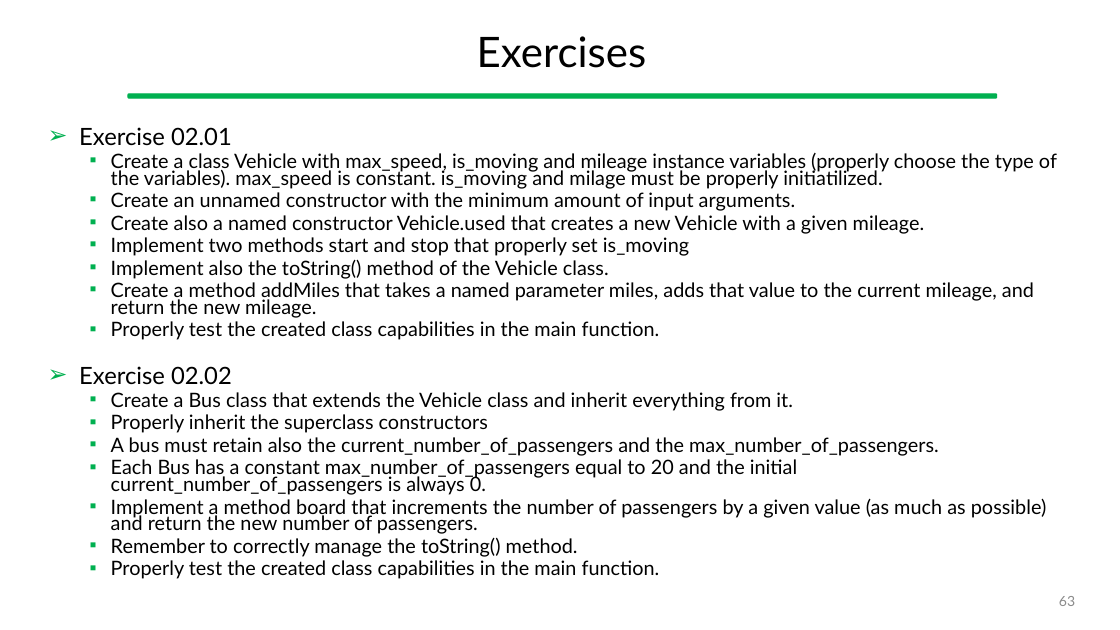
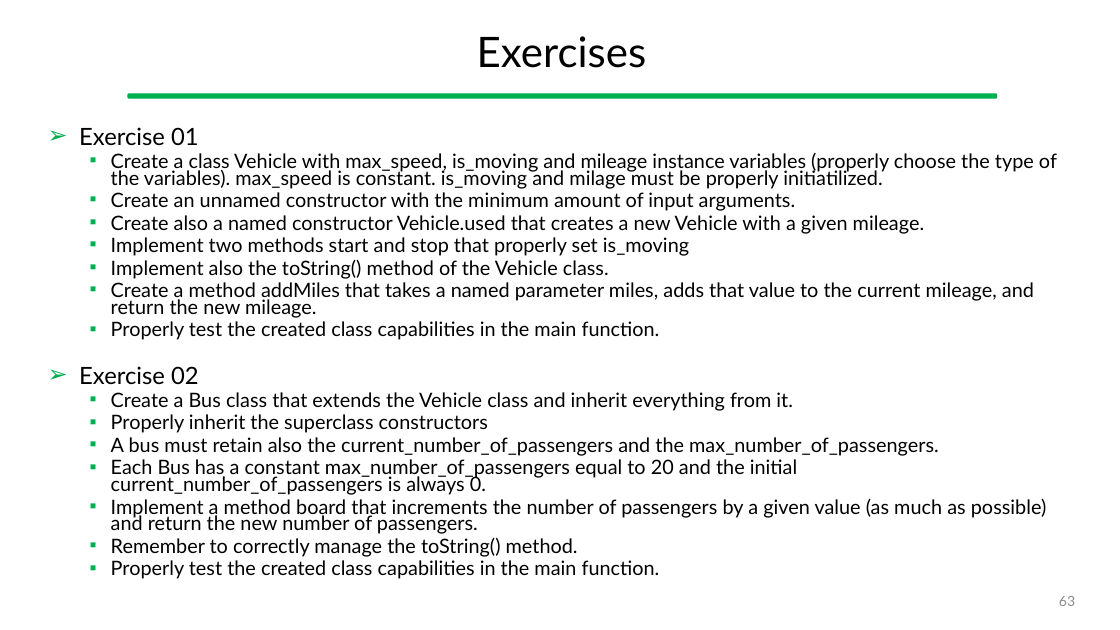
Before and after one commit to gcappon/bwthw, a slide deck: slide 63 of lesson_04-dart_101_part_2/lesson_04-dart_101_part_2.pptx. Drawn at 1120x630 pixels with LibreOffice and Linux fonts; fonts in the diff are those of the drawing. Boxes give left, top, right and bottom in pixels: in the first picture for what was removed or moved away, otherwise in the second. Text is boxed around its words. In the diff, an @@ line names an element or a change of style, - is before the commit and + after.

```diff
--- a/lesson_04-dart_101_part_2/lesson_04-dart_101_part_2.pptx
+++ b/lesson_04-dart_101_part_2/lesson_04-dart_101_part_2.pptx
@@ text at [79, 127, 199, 145]: text changed @@
-➢ Exercise 02.01
+➢ Exercise 01
@@ text at [79, 366, 199, 384]: text changed @@
-➢ Exercise 02.02
+➢ Exercise 02
```
Also in this commit, not shown: 9 other slides changed, 29 other files.
